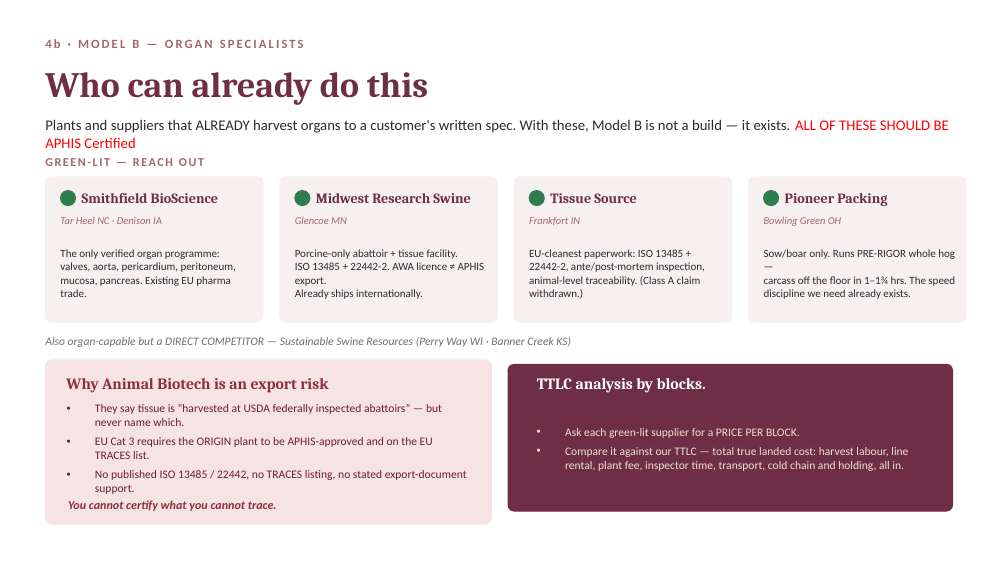
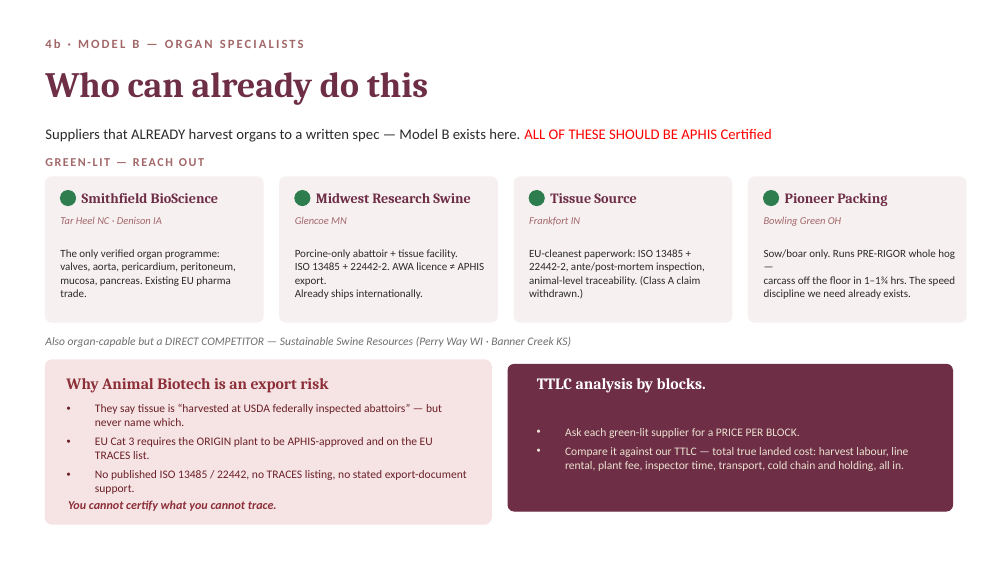
Before and after one commit to naviero1/Claude-Works, a slide deck: slide 6 of Tissue Supplier Research/Supplier_Strategy_Meeting.pptx. Drawn at 1008x567 pixels with LibreOffice and Linux fonts; fonts in the diff are those of the drawing. Boxes give left, top, right and bottom in pixels: in the first picture for what was removed or moved away, otherwise in the second. Text is boxed around its words. In the diff, an @@ line names an element or a change of style, - is before the commit and + after.

```diff
--- a/Tissue Supplier Research/Supplier_Strategy_Meeting.pptx
+++ b/Tissue Supplier Research/Supplier_Strategy_Meeting.pptx
@@ text at bbox=[45, 128, 772, 142]: text changed @@
-Plants and suppliers that ALREADY harvest organs to a customer's written spec. With these, Model B is not a build — it exists. ALL OF THESE SHOULD BE APHIS Certified
+Suppliers that ALREADY harvest organs to a written spec — Model B exists here. ALL OF THESE SHOULD BE APHIS Certified
```
Also in this commit, not shown: 2 other slides changed, 1 slide added.
